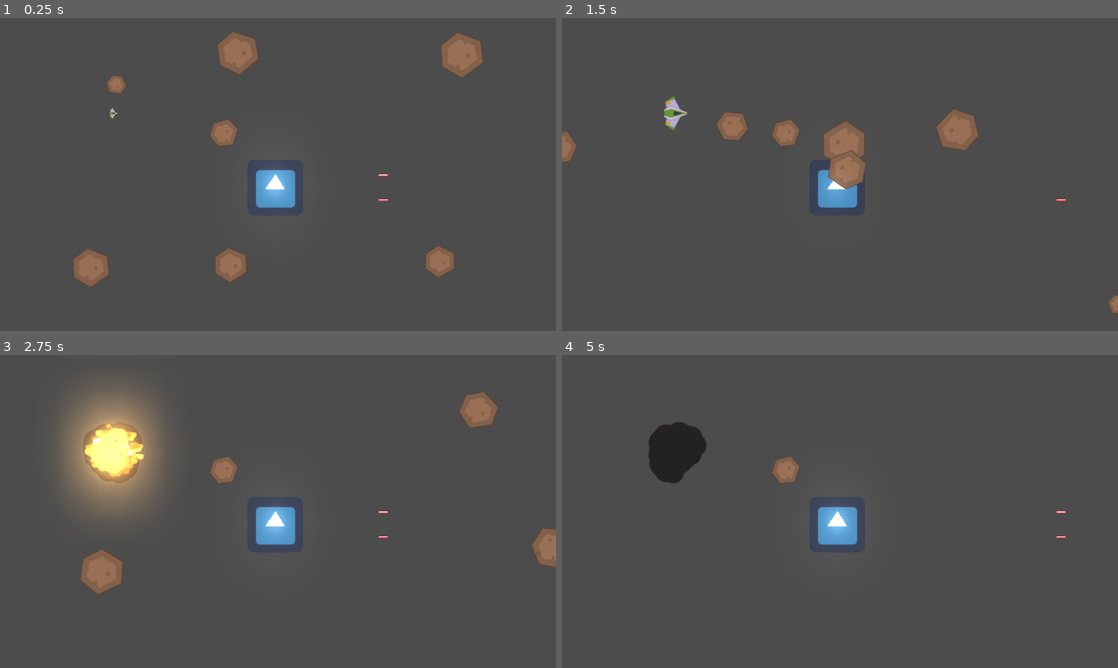
Above: before the commit, frames 1-4 (two rows, left to right).
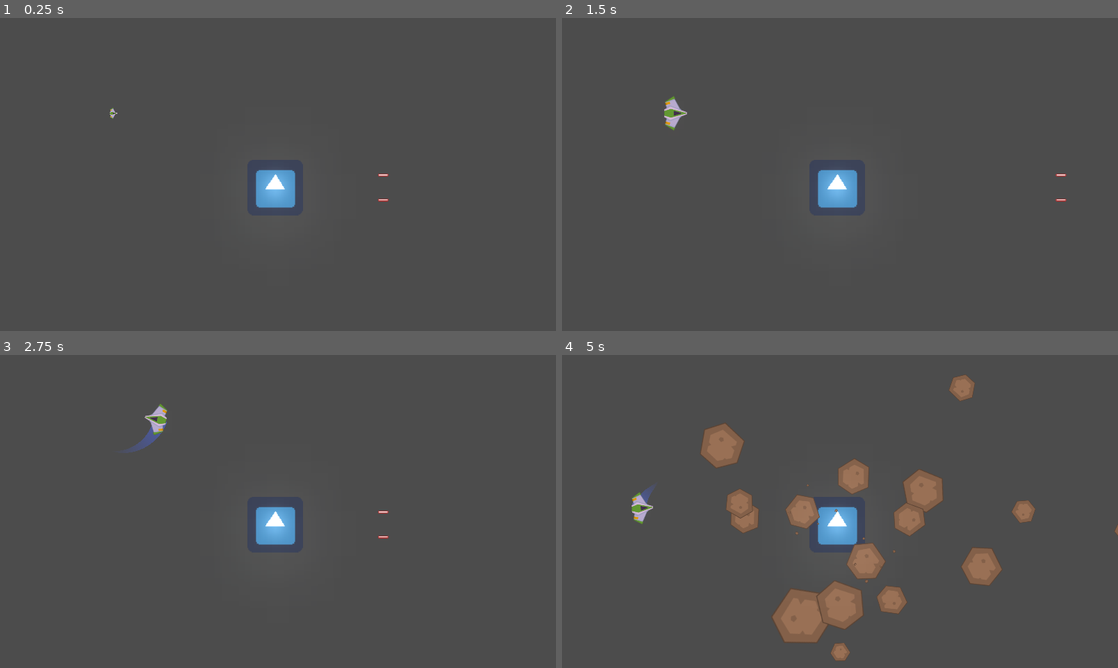
Above: after the commit, the same moments.

Repository: ismael29h/mete0rit0s-juego
Game: Godot game, scene res://Juego/Niveles/NivelTest.tscn
The game is run twice, just before and just after one commit, with the same random seed, the same clock (stepped at 60 frames per second) and the same inputs. The engine's default icon, where the game draws it, is replaced by a stand-in: a white triangle on a blue panel in a dark square.
Inputs (mouse positions are in pixels of both pictures, inside the frame that each line leads up to):
- Up to frame 1 (0.25 s): no input
- Up to frame 2 (1.5 s): move the mouse to (962, 158) at 0.52 s; hold W (mover_adelante) 0.53-1.28 s; hold Space (disparo_principal) 0.53-1.28 s; move the mouse to (728, 190) at 1.27 s; tap Shift (disparo_secundario) at 1.35 s
- Up to frame 3 (2.75 s): move the mouse to (333, 442) at 2.02 s; hold W (mover_adelante) from 2.03 s (still down); hold A (mover_antihorario) from 2.03 s (still down)
- Up to frame 4 (5 s): move the mouse to (812, 574) at 2.77 s; release A (mover_antihorario) at 2.78 s; tap S (mover_atrás) at 2.85 s; move the mouse to (1006, 558) at 3.52 s; release W (mover_adelante) at 3.53 s; hold D (mover_horario) 3.53-4.28 s; move the mouse to (673, 464) at 4.27 s; tap Space (disparo_principal) at 4.35 s

The runs differ from the first frame. In frame 1, 3.3% of the frame differs, in the area x 13-87%, y 4-86%; in frame 2, 2.9%; in frame 3, 8.7%; in frame 4, 9.7%, in the area x 12-100%, y 6-98%.

Commit message:
Sector meteorito agregado

Diff:
--- a/Juego/Niveles/NivelTest.tscn
+++ b/Juego/Niveles/NivelTest.tscn
@@ -6,7 +6,7 @@
 [ext_resource path="res://Juego/Explosiones/ExplosionPlayer/Explosion.tscn" type="PackedScene" id=4]
 [ext_resource path="res://Juego/Test/EnemigoDummy.tscn" type="PackedScene" id=5]
 [ext_resource path="res://Juego/Objetos/Meteoritos/Meteorito.tscn" type="PackedScene" id=6]
-[ext_resource path="res://Juego/Objetos/Meteoritos/MeteoritoSpawner.tscn" type="PackedScene" id=7]
+[ext_resource path="res://Juego/Niveles/SectorMeteoritos.tscn" type="PackedScene" id=7]
 [ext_resource path="res://Juego/Explosiones/ExplosionMeteorito/ExplosionMeteorito.tscn" type="PackedScene" id=8]
 
 [node name="NivelTest" type="Node2D"]
@@ -24,27 +24,5 @@
 [node name="EnemigoDummy" parent="." instance=ExtResource( 5 )]
 position = Vector2( 950, 585 )
 
-[node name="Meteorito" parent="." instance=ExtResource( 6 )]
-position = Vector2( 773, 396 )
-
-[node name="MeteoritoSpawner" parent="." instance=ExtResource( 7 )]
-position = Vector2( 119, 88 )
-
-[node name="MeteoritoSpawner2" parent="." instance=ExtResource( 7 )]
-position = Vector2( 1711, 67 )
-direccion = Vector2( -2, 1 )
-
-[node name="MeteoritoSpawner3" parent="." instance=ExtResource( 7 )]
-position = Vector2( 1693, 926 )
-direccion = Vector2( -2, -1 )
-
-[node name="MeteoritoSpawner4" parent="." instance=ExtResource( 7 )]
-position = Vector2( 189, 922 )
-direccion = Vector2( 2, -1 )
-
-[node name="MeteoritoSpawner5" parent="." instance=ExtResource( 7 )]
-position = Vector2( 948, 926 )
-direccion = Vector2( -2, -1 )
-
-[node name="MeteoritoSpawner6" parent="." instance=ExtResource( 7 )]
-position = Vector2( 720, 67 )
+[node name="SectorMeteoritos" parent="." instance=ExtResource( 7 )]
+position = Vector2( 960, 540 )
--- /dev/null
+++ b/Juego/Niveles/SectorMeteoritos.gd
@@ -0,0 +1,9 @@
+extends Node2D
+class_name SectorMeteoritos
+
+
+# one_shot / autostart
+func _on_Timer_timeout() -> void:
+	for spawner in $Spawners.get_children():
+		spawner.spawnear_meteorito()
+		print('ok')
--- /dev/null
+++ b/Juego/Niveles/SectorMeteoritos.tscn
@@ -0,0 +1,167 @@
+[gd_scene load_steps=11 format=2]
+
+[ext_resource path="res://Juego/Objetos/Meteoritos/MeteoritoSpawner.tscn" type="PackedScene" id=2]
+[ext_resource path="res://Juego/Niveles/SectorMeteoritos.gd" type="Script" id=3]
+
+[sub_resource type="RectangleShape2D" id=1]
+extents = Vector2( 960, 10 )
+
+[sub_resource type="RectangleShape2D" id=2]
+extents = Vector2( 10, 540 )
+
+[sub_resource type="RectangleShape2D" id=3]
+extents = Vector2( 960, 10 )
+
+[sub_resource type="RectangleShape2D" id=4]
+extents = Vector2( 10, 540 )
+
+[sub_resource type="RectangleShape2D" id=5]
+extents = Vector2( 1400, 10 )
+
+[sub_resource type="RectangleShape2D" id=6]
+extents = Vector2( 10, 900 )
+
+[sub_resource type="RectangleShape2D" id=7]
+extents = Vector2( 1400, 10 )
+
+[sub_resource type="RectangleShape2D" id=8]
+extents = Vector2( 10, 900 )
+
+[node name="SectorMeteoritos" type="Node2D"]
+script = ExtResource( 3 )
+
+[node name="BordesPrisionPlayer" type="Node2D" parent="."]
+
+[node name="BordeSup" type="StaticBody2D" parent="BordesPrisionPlayer"]
+position = Vector2( 0, -540 )
+collision_layer = 0
+
+[node name="CollisionShape2D" type="CollisionShape2D" parent="BordesPrisionPlayer/BordeSup"]
+shape = SubResource( 1 )
+
+[node name="BordeDer" type="StaticBody2D" parent="BordesPrisionPlayer"]
+position = Vector2( 960, 0 )
+collision_layer = 0
+
+[node name="CollisionShape2D" type="CollisionShape2D" parent="BordesPrisionPlayer/BordeDer"]
+shape = SubResource( 2 )
+
+[node name="BordeInf" type="StaticBody2D" parent="BordesPrisionPlayer"]
+position = Vector2( 0, 540 )
+collision_layer = 0
+
+[node name="CollisionShape2D" type="CollisionShape2D" parent="BordesPrisionPlayer/BordeInf"]
+shape = SubResource( 3 )
+
+[node name="BordeIzq" type="StaticBody2D" parent="BordesPrisionPlayer"]
+position = Vector2( -960, 0 )
+collision_layer = 0
+
+[node name="CollisionShape2D" type="CollisionShape2D" parent="BordesPrisionPlayer/BordeIzq"]
+shape = SubResource( 4 )
+
+[node name="Detectores" type="Node2D" parent="."]
+
+[node name="DetectorSup" type="Area2D" parent="Detectores"]
+position = Vector2( 0, -900 )
+collision_layer = 0
+
+[node name="CollisionShape2D" type="CollisionShape2D" parent="Detectores/DetectorSup"]
+modulate = Color( 0.384314, 0.835294, 0.137255, 1 )
+shape = SubResource( 5 )
+
+[node name="DetectorDer" type="Area2D" parent="Detectores"]
+position = Vector2( 1400, 0 )
+collision_layer = 0
+
+[node name="CollisionShape2D" type="CollisionShape2D" parent="Detectores/DetectorDer"]
+modulate = Color( 0.384314, 0.835294, 0.137255, 1 )
+shape = SubResource( 6 )
+
+[node name="DetectorInf" type="Area2D" parent="Detectores"]
+position = Vector2( 0, 900 )
+collision_layer = 0
+
+[node name="CollisionShape2D" type="CollisionShape2D" parent="Detectores/DetectorInf"]
+modulate = Color( 0.384314, 0.835294, 0.137255, 1 )
+shape = SubResource( 7 )
+
+[node name="DetectorIzq" type="Area2D" parent="Detectores"]
+position = Vector2( -1400, 0 )
+collision_layer = 0
+
+[node name="CollisionShape2D" type="CollisionShape2D" parent="Detectores/DetectorIzq"]
+modulate = Color( 0.384314, 0.835294, 0.137255, 1 )
+shape = SubResource( 8 )
+
+[node name="Spawners" type="Node2D" parent="."]
+
+[node name="MeteoritoSpawner" parent="Spawners" instance=ExtResource( 2 )]
+position = Vector2( 0, -720 )
+direccion = Vector2( 0, 1 )
+
+[node name="MeteoritoSpawner2" parent="Spawners" instance=ExtResource( 2 )]
+position = Vector2( 575, -720 )
+direccion = Vector2( -2, 1 )
+
+[node name="MeteoritoSpawner3" parent="Spawners" instance=ExtResource( 2 )]
+position = Vector2( 1150, -720 )
+direccion = Vector2( -2, 1 )
+
+[node name="MeteoritoSpawner4" parent="Spawners" instance=ExtResource( 2 )]
+position = Vector2( 1150, -360 )
+direccion = Vector2( -2, 1 )
+
+[node name="MeteoritoSpawner5" parent="Spawners" instance=ExtResource( 2 )]
+position = Vector2( 1150, 0 )
+direccion = Vector2( -2, 0 )
+
+[node name="MeteoritoSpawner6" parent="Spawners" instance=ExtResource( 2 )]
+position = Vector2( 1150, 360 )
+direccion = Vector2( -2, -1 )
+
+[node name="MeteoritoSpawner7" parent="Spawners" instance=ExtResource( 2 )]
+position = Vector2( 1150, 720 )
+direccion = Vector2( -2, -1 )
+
+[node name="MeteoritoSpawner8" parent="Spawners" instance=ExtResource( 2 )]
+position = Vector2( 575, 720 )
+direccion = Vector2( -2, -1 )
+
+[node name="MeteoritoSpawner9" parent="Spawners" instance=ExtResource( 2 )]
+position = Vector2( 0, 720 )
+direccion = Vector2( 0, -1 )
+
+[node name="MeteoritoSpawner10" parent="Spawners" instance=ExtResource( 2 )]
+position = Vector2( -575, 720 )
+direccion = Vector2( 2, -1 )
+
+[node name="MeteoritoSpawner11" parent="Spawners" instance=ExtResource( 2 )]
+position = Vector2( -1150, 720 )
+direccion = Vector2( 2, -1 )
+
+[node name="MeteoritoSpawner12" parent="Spawners" instance=ExtResource( 2 )]
+position = Vector2( -1150, 360 )
+direccion = Vector2( 2, -1 )
+
+[node name="MeteoritoSpawner13" parent="Spawners" instance=ExtResource( 2 )]
+position = Vector2( -1150, 0 )
+direccion = Vector2( 2, 0 )
+
+[node name="MeteoritoSpawner14" parent="Spawners" instance=ExtResource( 2 )]
+position = Vector2( -1150, -360 )
+
+[node name="MeteoritoSpawner15" parent="Spawners" instance=ExtResource( 2 )]
+position = Vector2( -1150, -720 )
+
+[node name="MeteoritoSpawner16" parent="Spawners" instance=ExtResource( 2 )]
+position = Vector2( -575, -720 )
+
+[node name="Camera2D" type="Camera2D" parent="."]
+
+[node name="Timer" type="Timer" parent="."]
+wait_time = 3.0
+one_shot = true
+autostart = true
+
+[connection signal="timeout" from="Timer" to="." method="_on_Timer_timeout"]
--- a/Juego/Objetos/Meteoritos/MeteoritoSpawner.gd
+++ b/Juego/Objetos/Meteoritos/MeteoritoSpawner.gd
@@ -5,9 +5,9 @@
 export var rango_volumen_meteorito:Vector2 = Vector2(0.5, 2.2)
 
 
-func _ready():
-	yield(owner, "ready")
-	spawnear_meteorito()
+#func _ready():
+#	yield(owner, "ready")
+#	spawnear_meteorito()
 
 
 func spawnear_meteorito() -> void:
--- a/default_env.tres
+++ b/default_env.tres
@@ -9,4 +9,5 @@
 glow_strength = 1.4
 glow_blend_mode = 0
 glow_bicubic_upscale = true
+glow_high_quality = true
 adjustment_brightness = 5.36
--- a/project.godot
+++ b/project.godot
@@ -63,6 +63,11 @@
 "class": "RayoLaser",
 "language": "GDScript",
 "path": "res://Juego/Proyectiles/LaserBeam/LaserBeam2D.gd"
+}, {
+"base": "Node2D",
+"class": "SectorMeteoritos",
+"language": "GDScript",
+"path": "res://Juego/Niveles/SectorMeteoritos.gd"
 } ]
 _global_script_class_icons={
 "Canion": "",
@@ -75,7 +80,8 @@
 "Nivel": "",
 "Player": "",
 "Proyectil": "",
-"RayoLaser": ""
+"RayoLaser": "",
+"SectorMeteoritos": ""
 }
 
 [application]
